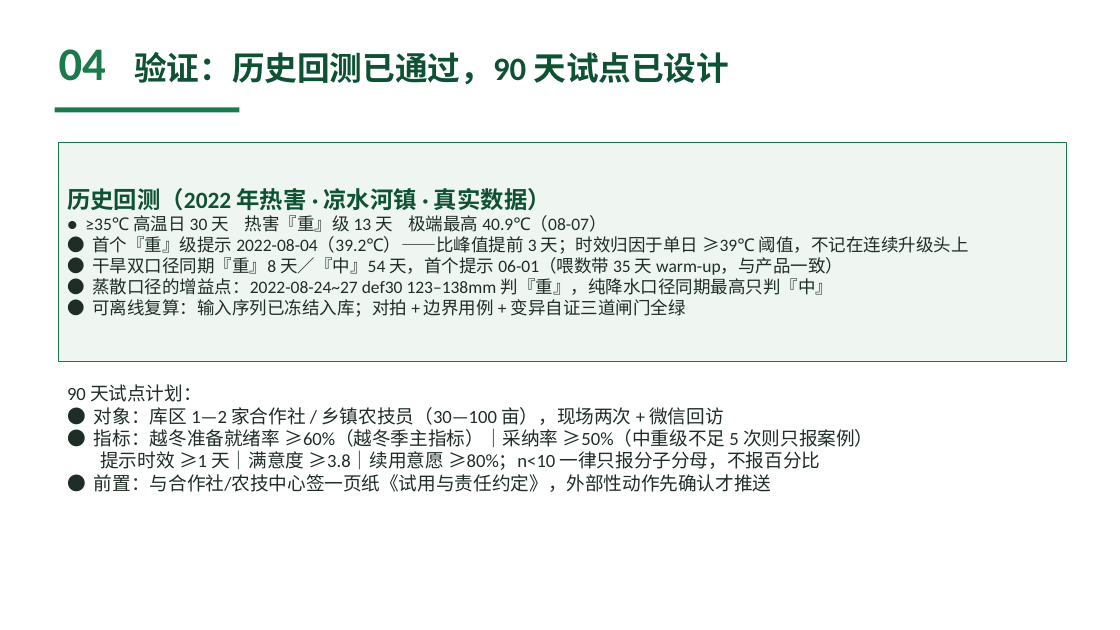
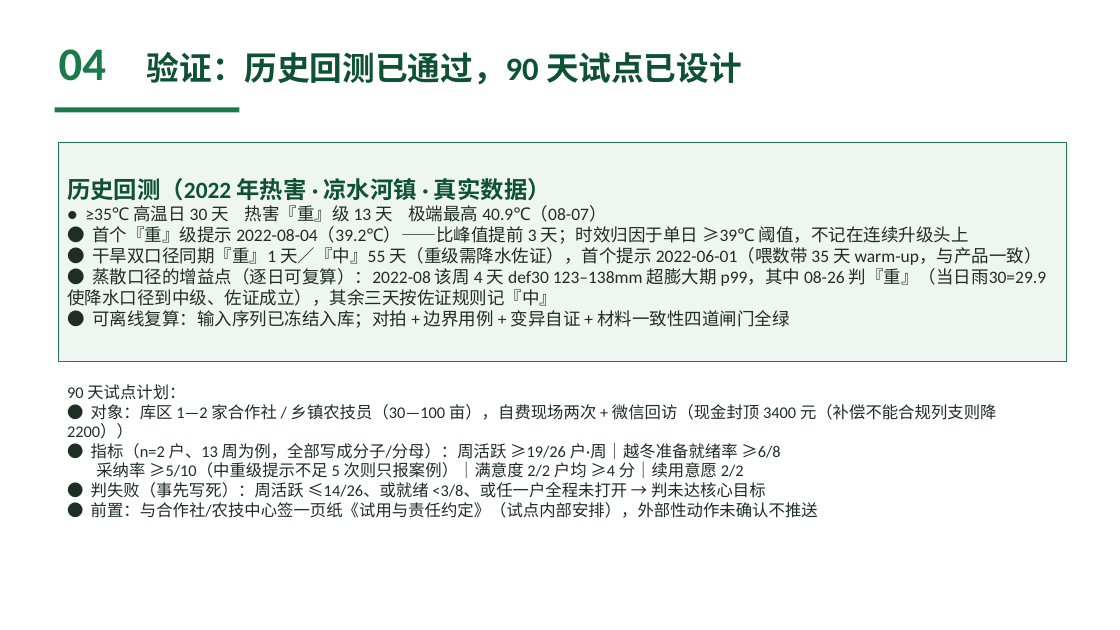
Before and after one commit to Pawnnwap/danju-zhihan, a slide deck: slide 6 of 丹橘知旱-参赛PPT.pptx (slide 5 before the commit). Drawn at 1120x630 pixels with LibreOffice and Linux fonts; fonts in the diff are those of the drawing. Boxes give left, top, right and bottom in pixels: in the first picture for what was removed or moved away, otherwise in the second. Text is boxed around its words. In the diff, an @@ line names an element or a change of style, - is before the commit and + after.

Commit message:
10-19 交付版：UI 改版 · Edge 配音 85 秒成片（含真机录屏）· PPT/帖子/表单同步 · 仓库补齐
包含此前的多次迭代提交（演示片重做、音色替换、UI、前端同步、README 补图、真机录屏），合并为一个提交，避免历史里残留过时口径（如「82 秒」）。
内容：
- style.css 全面改版（纸色底/深绿头/琥珀节标），首页加仓库入口
- 成片 84.57s 1080p，Edge TTS 云健，产品幕为真机录屏（切园块/滚动/日历悬停/问答）
- PPT 8 页（新 UI 截图、封面品牌标记、连接线修复）
- 补齐 LICENSE/tools/fixtures/GATES 等 22 个文件；README 补图与直链、GATES 说明
- 表单 AI 文本 1462 字（去「可选」、补不确定性与成功判据）

```diff
--- a/丹橘知旱-参赛PPT.pptx
+++ b/丹橘知旱-参赛PPT.pptx
@@ text "验证：历史回测已通过，90 天试点已设计" moved from (x1=134, y1=52, x2=730, y2=85) to (x1=147, y1=52, x2=742, y2=85) @@
@@ text in rectangle at (x1=67, y1=247, x2=1046, y2=328): text changed @@
-● 干旱双口径同期『重』8 天／『中』54 天，首个提示 06-01（喂数带 35 天 warm-up，与产品一致）
-● 蒸散口径的增益点：2022-08-24~27 def30 123–138mm 判『重』，纯降水口径同期最高只判『中』
-● 可离线复算：输入序列已冻结入库；对拍 + 边界用例 + 变异自证三道闸门全绿
+● 干旱双口径同期『重』1 天／『中』55 天（重级需降水佐证），首个提示 2022-06-01（喂数带 35 天 warm-up，与产品一致）
+● 蒸散口径的增益点（逐日可复算）：2022-08 该周 4 天 def30 123–138mm 超膨大期 p99，其中 08-26 判『重』（当日雨30=29.9 使降水口径到中级、佐证成立），其余三天按佐证规则记『中』
+● 可离线复算：输入序列已冻结入库；对拍 + 边界用例 + 变异自证 + 材料一致性四道闸门全绿
@@ text at (x1=67, y1=384, x2=185, y2=400): size 16 to 14 pt in "90 天试点计划：" @@
@@ text at (x1=67, y1=404, x2=997, y2=518): text changed; size 16 to 14 pt @@
-● 对象：库区 1—2 家合作社 / 乡镇农技员（30—100 亩），现场两次 + 微信回访
-● 指标：越冬准备就绪率 ≥60%（越冬季主指标）｜采纳率 ≥50%（中重级不足 5 次则只报案例）
-提示时效 ≥1 天｜满意度 ≥3.8｜续用意愿 ≥80%；n<10 一律只报分子分母，不报百分比
-● 前置：与合作社/农技中心签一页纸《试用与责任约定》，外部性动作先确认才推送
+● 对象：库区 1—2 家合作社 / 乡镇农技员（30—100 亩），自费现场两次 + 微信回访（现金封顶 3400 元（补偿不能合规列支则降 2200））
+● 指标（n=2 户、13 周为例，全部写成分子/分母）：周活跃 ≥19/26 户·周｜越冬准备就绪率 ≥6/8
+采纳率 ≥5/10（中重级提示不足 5 次则只报案例）｜满意度 2/2 户均 ≥4 分｜续用意愿 2/2
+● 判失败（事先写死）：周活跃 ≤14/26、或就绪 <3/8、或任一户全程未打开 → 判未达核心目标
+● 前置：与合作社/农技中心签一页纸《试用与责任约定》（试点内部安排），外部性动作未确认不推送
```
Also in this commit, not shown: 5 other slides changed, 1 slide added, 49 other files.
